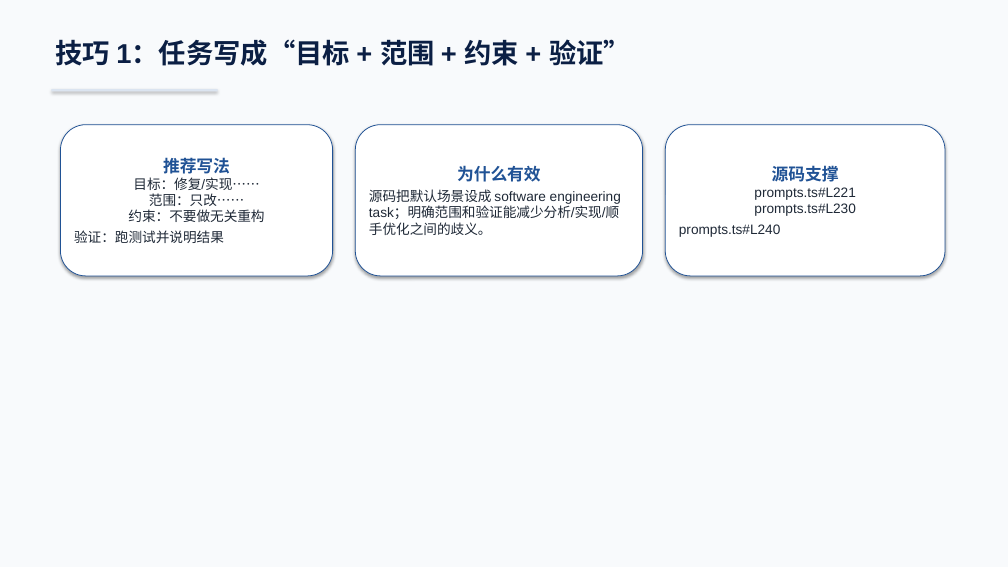
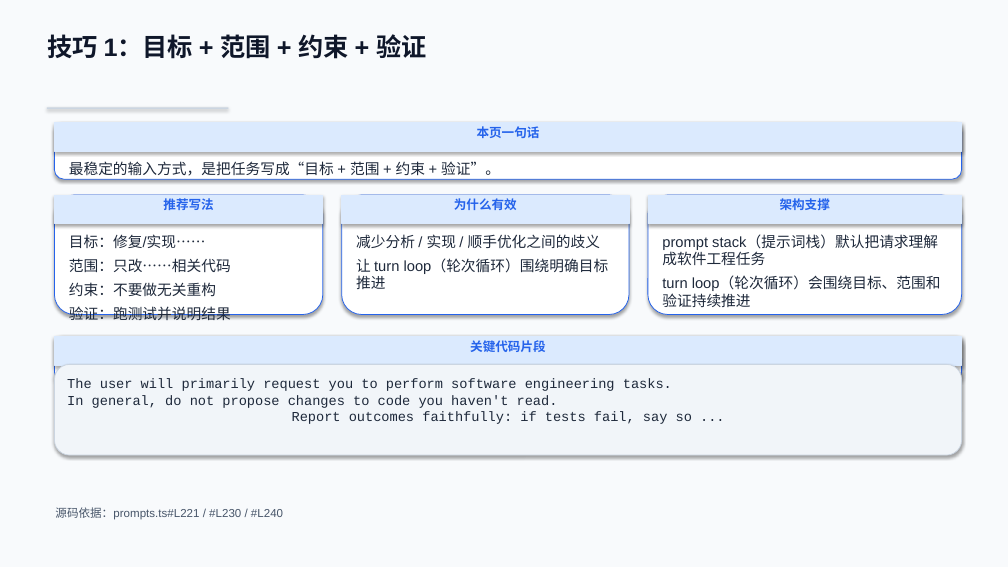
Before and after one commit to boboliu-1010/ccode, a slide deck: slide 6 of docs/zh/09-Claude Code 使用技巧与注意事项-WPS兼容版.pptx (slide 5 before the commit). Drawn at 1008x567 pixels with LibreOffice and Linux fonts; fonts in the diff are those of the drawing. Boxes give left, top, right and bottom in pixels: in the first picture for what was removed or moved away, otherwise in the second. Text is boxed around its words. In the diff, an @@ line names an element or a change of style, - is before the commit and + after.

```diff
--- a/docs/zh/09-Claude Code 使用技巧与注意事项-WPS兼容版.pptx
+++ b/docs/zh/09-Claude Code 使用技巧与注意事项-WPS兼容版.pptx
@@ text at [47, 34, 426, 59]: text changed; size 26 to 24 pt; text colour #0B1F44 to #0F172A @@
-技巧 1：任务写成“目标 + 范围 + 约束 + 验证”
+技巧 1：目标 + 范围 + 约束 + 验证
@@ rectangle: place and size @@
-rectangle at [51, 89, 218, 91]
+rectangle at [47, 107, 228, 109]
@@ rectangle at [47, 107, 228, 109]: fill #DBE4F0 to #CBD5E1 @@
@@ rounded rectangle added at [54, 123, 962, 179], fill #FFFFFF, outline #2563EB 0.75 pt @@
@@ rectangle added at [54, 123, 962, 151], fill #DBEAFE, outline #DBEAFE 0.75 pt, 12 pt, text #2563EB, bold @@
+本页一句话
@@ rounded rectangle removed at [355, 125, 643, 276] @@
-为什么有效
-源码把默认场景设成 software engineering task；明确范围和验证能减少分析/实现/顺手优化之间的歧义。
@@ rounded rectangle removed at [665, 125, 945, 276] @@
-源码支撑
-prompts.ts#L221
-prompts.ts#L230
-prompts.ts#L240
@@ text added at [69, 161, 500, 176], 14 pt, text #1E293B @@
+最稳定的输入方式，是把任务写成“目标 + 范围 + 约束 + 验证”。
@@ rounded rectangle added at [54, 195, 323, 315], fill #FFFFFF, outline #2563EB 0.75 pt @@
@@ rectangle added at [54, 195, 323, 224], fill #DBEAFE, outline #DBEAFE 0.75 pt, 12 pt, text #2563EB, bold @@
+推荐写法
@@ rounded rectangle added at [342, 195, 629, 315], fill #FFFFFF, outline #2563EB 0.75 pt @@
@@ rectangle added at [342, 195, 629, 224], fill #DBEAFE, outline #DBEAFE 0.75 pt, 12 pt, text #2563EB, bold @@
+为什么有效
@@ rounded rectangle added at [648, 195, 962, 315], fill #FFFFFF, outline #2563EB 0.75 pt @@
@@ rectangle added at [648, 195, 962, 224], fill #DBEAFE, outline #DBEAFE 0.75 pt, 12 pt, text #2563EB, bold @@
+架构支撑
@@ text "目标：修复/实现……": place and size @@
-text "目标：修复/实现……" at [60, 125, 333, 276]
+text "目标：修复/实现……" at [69, 234, 231, 320]
@@ text "目标：修复/实现……" at [69, 234, 231, 320]: vertical alignment middle to top; fill #FFFFFF to none; outline #205295 0.75 pt to none; shadow off @@
@@ text at [69, 234, 231, 320]: text changed; size 13 to 14 pt; text colour #1F2937 to #1E293B @@
-推荐写法
-目标：修复/实现……
-范围：只改……
-约束：不要做无关重构
-验证：跑测试并说明结果
+目标：修复/实现……
+范围：只改……相关代码
+约束：不要做无关重构
+验证：跑测试并说明结果
@@ text added at [356, 234, 609, 289], 14 pt, text #1E293B @@
+减少分析 / 实现 / 顺手优化之间的歧义
+让 turn loop（轮次循环）围绕明确目标推进
@@ text added at [662, 235, 941, 307], 14 pt, text #1E293B @@
+prompt stack（提示词栈）默认把请求理解成软件工程任务
+turn loop（轮次循环）会围绕目标、范围和验证持续推进
@@ rounded rectangle added at [54, 337, 962, 379], fill #FFFFFF, outline #2563EB 0.75 pt @@
@@ rectangle added at [54, 337, 962, 365], fill #DBEAFE, outline #DBEAFE 0.75 pt, 12 pt, text #2563EB, bold @@
+关键代码片段
@@ rounded rectangle added at [54, 364, 962, 455], fill #F1F5F9, outline #CBD5E1 0.75 pt, 13 pt, text #1E293B @@
+The user will primarily request you to perform software engineering tasks.
+In general, do not propose changes to code you haven't read.
+Report outcomes faithfully: if tests fail, say so ...
@@ text added at [55, 507, 283, 520], 11 pt, text #475569 @@
+源码依据：prompts.ts#L221 / #L230 / #L240
```
Also in this commit, not shown: 6 other slides changed, 7 slides added, 6 slides removed, 1 other file.
